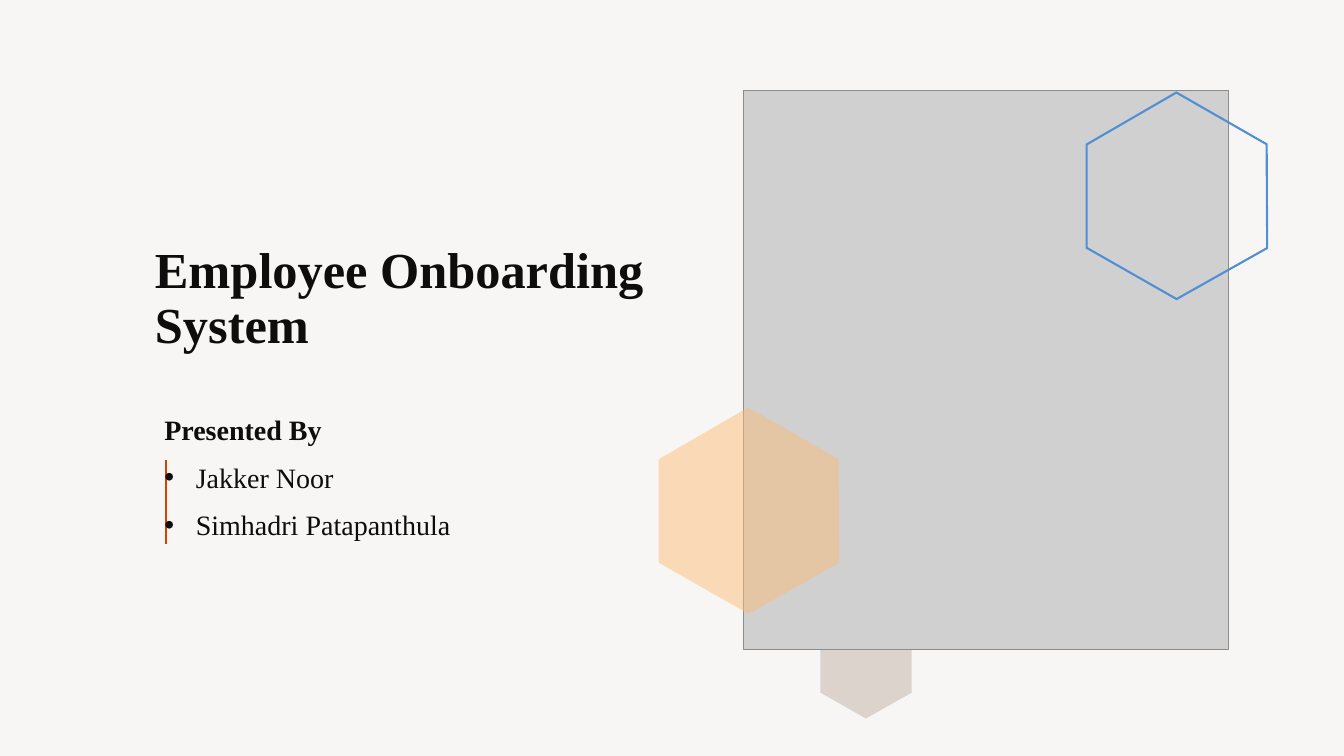
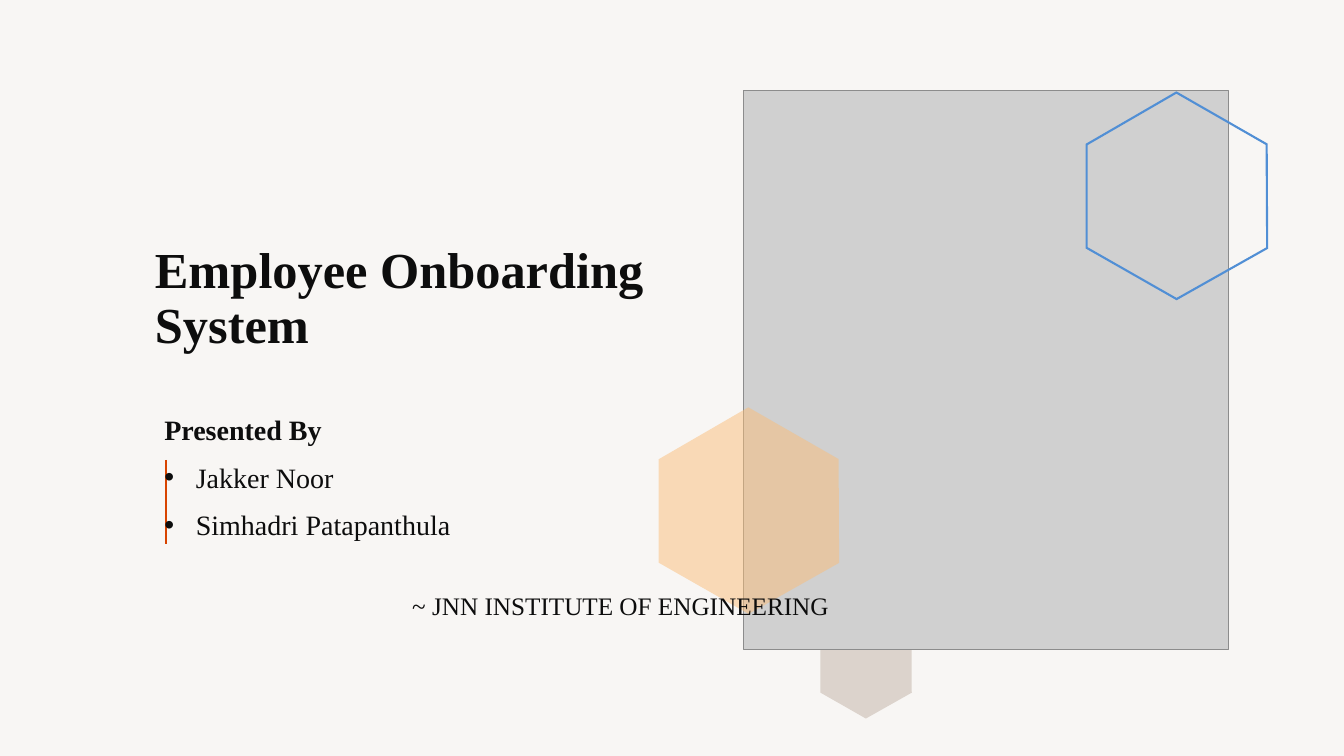
Before and after one commit to Simhadri3759/coapps.ai-final-project, a slide deck: slide 1 of Employee Onboarding System.pptx. Drawn at 1344x756 pixels with LibreOffice and Linux fonts; fonts in the diff are those of the drawing; grey boxes stand for pictures. Boxes give left, top, right and bottom in pixels: in the first picture for what was removed or moved away, otherwise in the second. Text is boxed around its words. In the diff, an @@ line names an element or a change of style, - is before the commit and + after.

```diff
--- a/Employee Onboarding System.pptx
+++ b/Employee Onboarding System.pptx
@@ text added at (x1=432, y1=595, x2=829, y2=621), 18 pt, text #0D0D0D @@
+~ JNN INSTITUTE OF ENGINEERING
```
